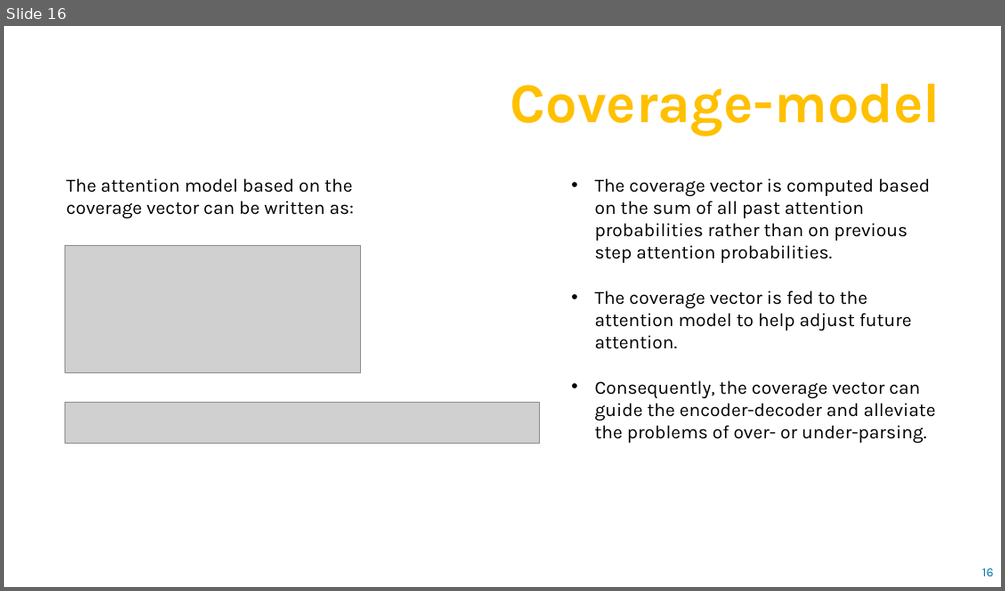
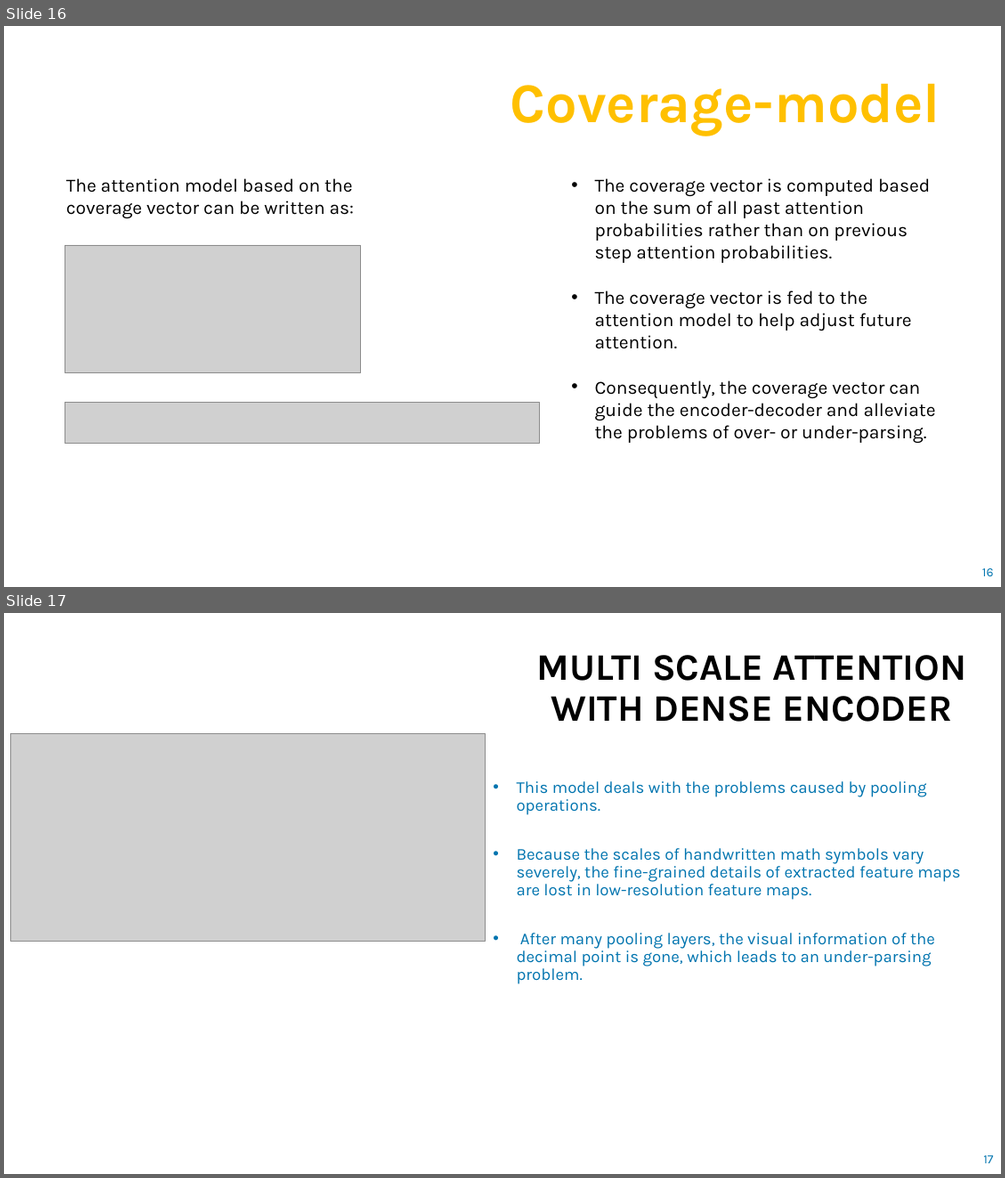
Before and after one commit to BhaviD/Handwritten_Mathematical_Expression_Recognition, a slide deck: Handwritten_Mathematical_Expression_Recognition_(Final_Report).pptx. Shown one above the other, each under a label of ours: slide 16 before the commit, slides 16 and 17 after it. The pictures are 1005x591 and 1005x1178 pixels, drawn with LibreOffice and Linux fonts; fonts in the diff are those of the drawing; grey boxes stand for pictures. Boxes give left, top, right and bottom in pixels: in the first picture for what was removed or moved away, otherwise in the second. Text is boxed around its words. In the diff, an @@ line names an element or a change of style, - is before the commit and + after.

```diff
--- a/Handwritten_Mathematical_Expression_Recognition_(Final_Report).pptx
+++ b/Handwritten_Mathematical_Expression_Recognition_(Final_Report).pptx
@@ slide 17 added at [4,613,1001,1174], background #FFFFFF @@
@@ text added at [536,655,967,722], 36 pt, text #000000, bold @@
+MULTI SCALE ATTENTION WITH DENSE ENCODER
@@ picture added at [11,733,485,941] @@
@@ text added at [517,781,960,984], 16 pt, text #0074AF @@
+• This model deals with the problems caused by pooling operations.
+• Because the scales of handwritten math symbols vary severely, the fine-grained details of extracted feature maps are lost in low-resolution feature maps.
+• After many pooling layers, the visual information of the decimal point is gone, which leads to an under-parsing problem.
@@ page number added at [983,1155,993,1163], 12 pt, text #0074AF @@
+17
```
Also in this commit, not shown: 2 slides changed, 2 other slides added.
